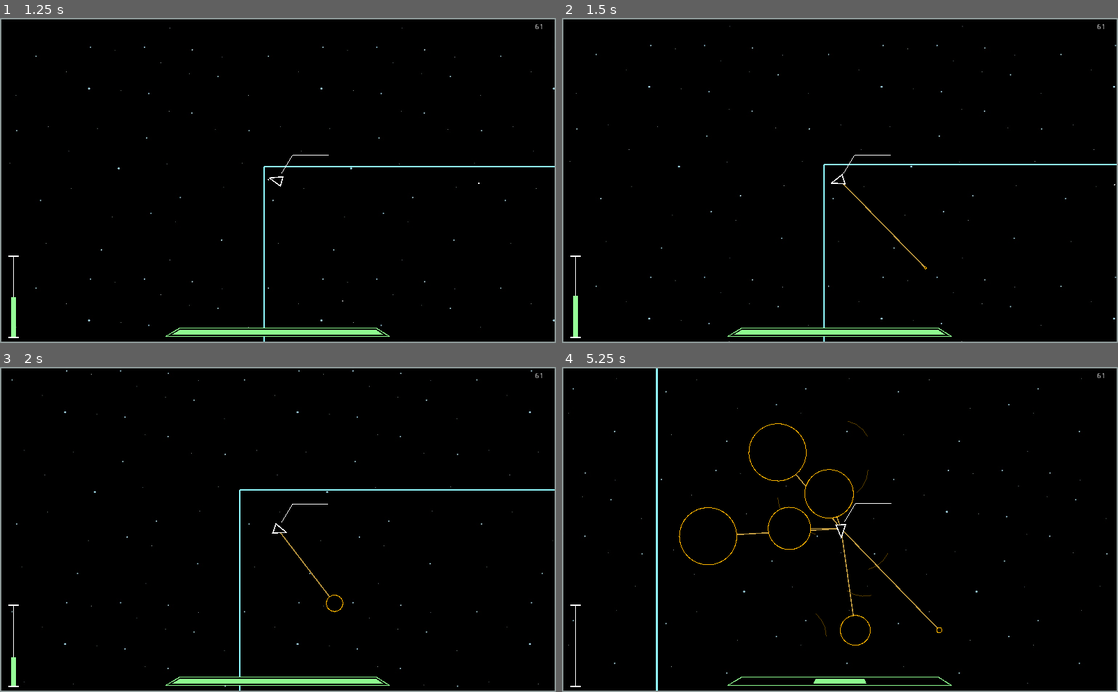
Above: before the commit, frames 1-4 (two rows, left to right).
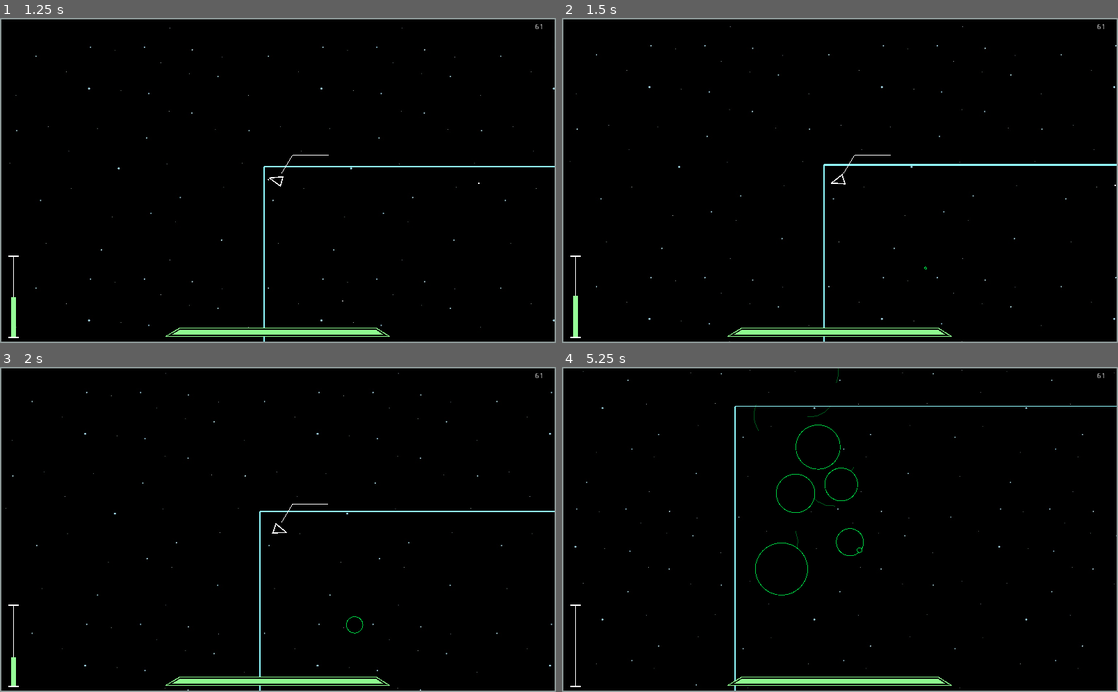
Above: after the commit, the same moments.

Repository: waltr21/New_Co
Game: Godot game, scene res://Scenes/Sample_Scene.tscn
The game is run twice, just before and just after one commit, with the same random seed, the same clock (stepped at 60 frames per second) and the same inputs.
Inputs:
- Up to frame 1 (1.25 s): tap Enter (Coords) at 0.5 s; hold D (player_right) from 0.53 s (still down); hold Space (player_fire) from 0.53 s (still down); tap P (temp_ast) at 0.8 s
- Up to frame 2 (1.5 s): release D (player_right) at 1.28 s; release Space (player_fire) at 1.28 s; hold A (player_left) from 1.28 s (still down); tap P (temp_ast) at 1.35 s
- Up to frame 3 (2 s): keep holding A (player_left); tap Space (player_fire) at 1.55 s
- Up to frame 4 (5.25 s): release A (player_left) at 2.03 s; hold D (player_right) 2.03-2.78 s; hold Enter (Coords) 2.03-2.78 s; tap P (temp_ast) at 2.3 s; hold W (player_up) 2.78-3.53 s; tap Space (player_fire) at 2.85, 4.35 s; hold P (temp_ast) 3.53-4.28 s; hold A (player_left) from 3.53 s (still down); hold P (temp_ast) from 5.03 s (still down)

Frame 1 is identical in both runs. In frame 2, 0.3% of the frame differs, in the area x 1-100%, y 2-100%; in frame 3, 1.1%; in frame 4, 2.2%, in the area x 1-100%, y 0-100%.

Commit message:
Fix for telestroid lerping. Also added camera shake to killed asteroids.

Diff:
--- a/Models/Asteroid/AsteroidBasic/Asteroid_Basic.gd
+++ b/Models/Asteroid/AsteroidBasic/Asteroid_Basic.gd
@@ -7,10 +7,12 @@
 var dead = false
 var basePush = 40
 var damage = 10
+var health = 10
 var animateSize = 1
 var astColor = "FFF"
 var spawnedChild = false
 var shards = []
+var shooter = null
 onready var collisionShape = get_node("AsteroidCollision")
 
 func _ready():
@@ -75,6 +77,7 @@
 
 func die():
 	if (dead == true):
+		shooter.get_node("ShipCamera").startShake(2.0)
 		if(level > 1 and !spawnedChild):
 			var newAst1 = load("res://Models/Asteroid/AsteroidBasic/Asteroid_Basic.tscn").instance()
 			var newAst2 = load("res://Models/Asteroid/AsteroidBasic/Asteroid_Basic.tscn").instance()
@@ -128,6 +131,7 @@
 	if(!dead):
 		if("Bullet" in obj.filename):
 			#Kill Bullet
+			shooter = obj.shooter
 			obj.queue_free()
 			self.addShards()
 			self.dead = true
--- a/Models/Asteroid/Telestroid/Telestroid.gd
+++ b/Models/Asteroid/Telestroid/Telestroid.gd
@@ -14,11 +14,13 @@
 	if(!dead):
 		if("Bullet" in obj.filename):
 			#Kill Bullet
+			self.shooter = obj.shooter
 			obj.queue_free()
 			self.addShards()
 			self.dead = true
 		elif("Ship" in obj.filename):
 			obj.lerpPos = Vector2(rand_range(100, Globals.MAP_WIDTH - 100), rand_range(100, Globals.MAP_HEIGHT - 100))
+			obj.lerpFrom = obj.position
 
 func show():
 	draw_circle(Vector2(0,0), animateSize, Color(astColor.r, astColor.g, astColor.b, 0.8))
--- a/Models/Bullet/Bullet_Basic.gd
+++ b/Models/Bullet/Bullet_Basic.gd
@@ -4,6 +4,8 @@
 var acc = 800
 var size = 2
 var startingVelocity = Vector2(0,0)
+var damage = 10
+var shooter = null
 onready var collisionShape = get_node("BulletCollision")
 # Called when the node enters the scene tree for the first time.
 func _ready():
--- a/Models/Ship/Ship.gd
+++ b/Models/Ship/Ship.gd
@@ -9,7 +9,6 @@
 var isAccelerating = false
 var rotateSpeed = 5
 var acc = 700.0
-var stamp = OS.get_ticks_msec()
 var shotStamp = OS.get_ticks_msec()
 var fuelStamp = OS.get_ticks_msec()
 var fireRate = 200
@@ -17,6 +16,7 @@
 var MAX_HEALTH = 100.0
 var health = 100
 var lerpPos = Vector2(0,0)
+var lerpFrom = Vector2(0,0)
 var allFuel = []
 
 onready var Main_Scene = get_parent()
@@ -45,15 +45,16 @@
 			isAccelerating = false
 			curRotation = 0
 			camera.zoomOut = true
-		if(self.position.distance_to(lerpPos) > 100):
-			self.position.x += (lerpPos.x - self.position.x) * 2.0 * d
-			self.position.y += (lerpPos.y - self.position.y) * 2.0 * d
+		var maxDist = lerpFrom.distance_to(lerpPos)
+		if(self.position.distance_to(lerpPos) / maxDist > 0.05):
+			self.position.x += (lerpPos.x - self.position.x) * 1.0 * d
+			self.position.y += (lerpPos.y - self.position.y) * 1.0 * d
 		else:
 			lerpPos = Vector2(0,0)
 			camera.zoomOut = false
 			visible = true
 
-func get_input(d):
+func get_input():
 	#Turn right
 	if Input.is_action_pressed("player_right"):
 		curRotation = rotateSpeed
@@ -80,7 +81,7 @@
 	if Input.is_action_pressed("temp_ast"):
 		if(OS.get_ticks_msec() - shotStamp > fireRate):
 			shotStamp = OS.get_ticks_msec()
-			var ast = load("res://Models/Asteroid/Roper/Roper.tscn").instance()
+			var ast = load("res://Models/Asteroid/Telestroid/Telestroid.tscn").instance()
 			ast.velocity = (Vector2(cos(rotation), sin(rotation)))
 			ast.position = Vector2(self.position.x + 240, self.position.y + 240)
 
@@ -111,7 +112,7 @@
 		bullet.velocity = (Vector2(cos(rotation), sin(rotation)))
 		bullet.position = self.position
 		bullet.startingVelocity = self.velocity / acc
-		print(bullet.startingVelocity)
+		bullet.shooter = self
 		Main_Scene.add_child(bullet)
 		heatBar.grow()
 
@@ -158,6 +159,6 @@
 	lerpToPos(delta)
 
 	if(visible):
-		get_input(delta)
+		get_input()
 	update()
 	bound()
